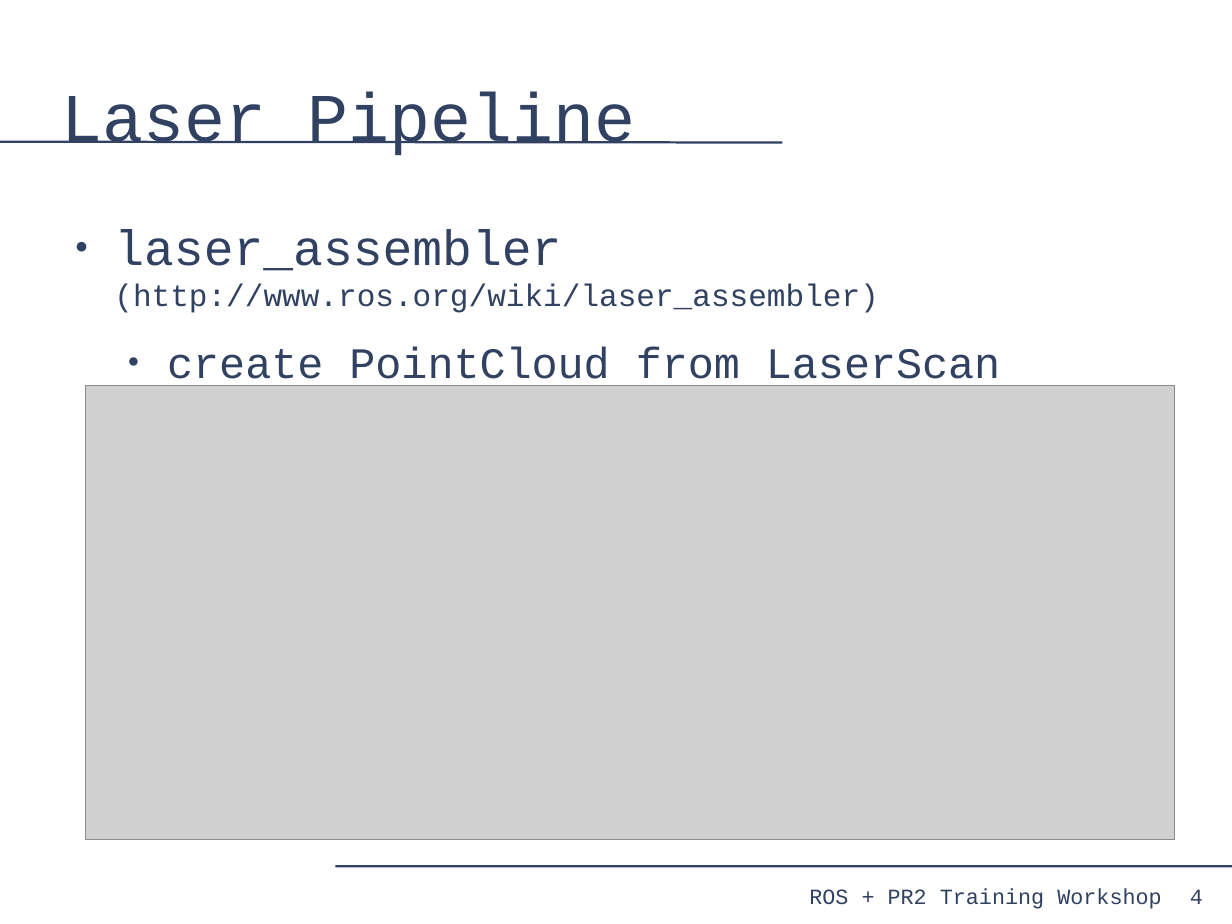
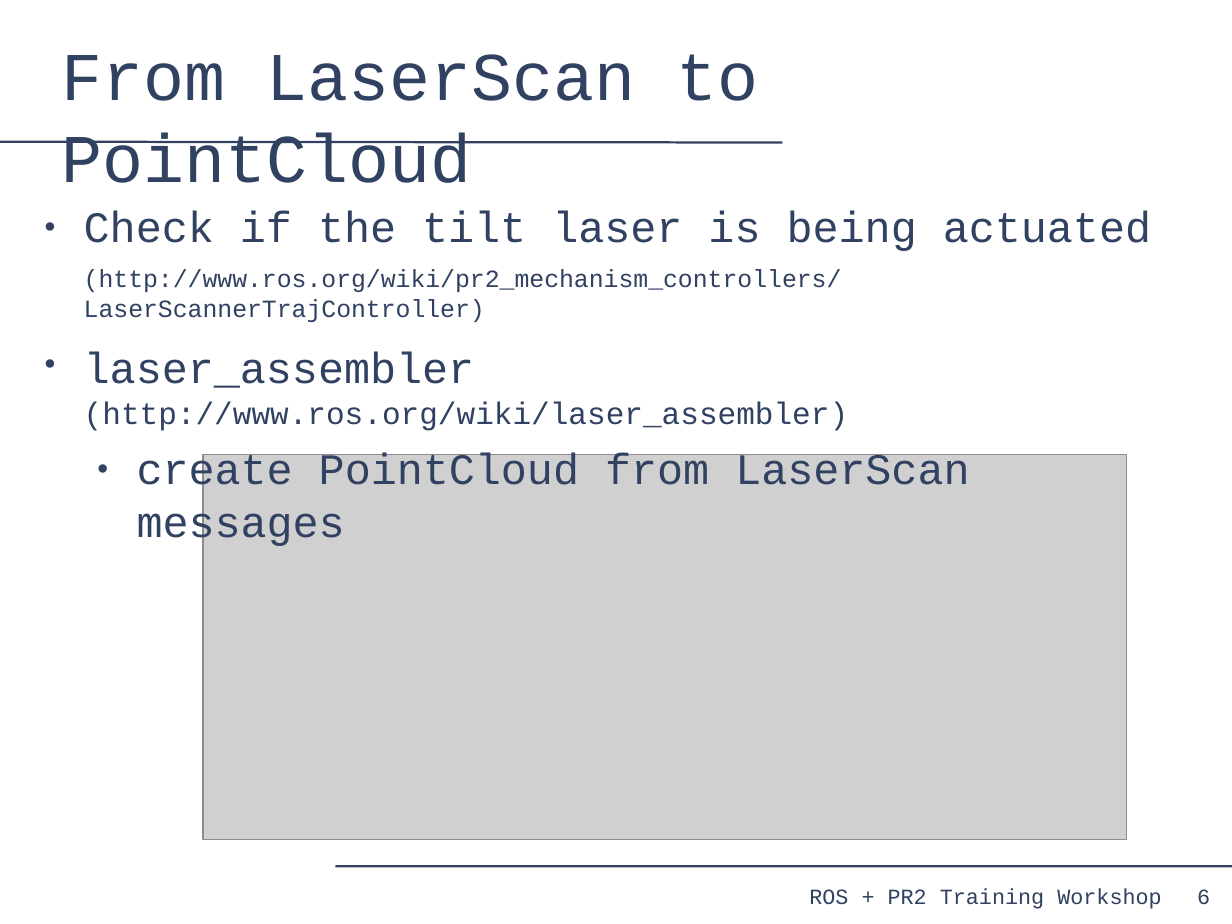
Before and after one commit to PR2/pr2_docs, a slide deck: slide 6 of pr2_training_workshop/processing_laser_data/slides.odp (slide 4 before the commit). Drawn at 1232x924 pixels with LibreOffice and Linux fonts; fonts in the diff are those of the drawing; grey boxes stand for pictures. Boxes give left, top, right and bottom in pixels: in the first picture for what was removed or moved away, otherwise in the second. Text is boxed around its words. In the diff, an @@ line names an element or a change of style, - is before the commit and + after.

```diff
--- a/pr2_training_workshop/processing_laser_data/slides.odp
+++ b/pr2_training_workshop/processing_laser_data/slides.odp
@@ title at bbox=[62, 54, 758, 183]: text changed @@
-Laser Pipeline
+From LaserScan to PointCloud
@@ text "Check if the tilt laser ...": place and size @@
-text "Check if the tilt laser ..." at bbox=[114, 230, 1000, 390]
+text "Check if the tilt laser ..." at bbox=[84, 211, 1151, 549]
@@ text at bbox=[84, 211, 1151, 322]: paragraphs added @@
+● Check if the tilt laser is being actuated
+(http://www.ros.org/wiki/pr2_mechanism_controllers/LaserScannerTrajController)
@@ text at bbox=[84, 351, 848, 431]: size 32 to 28 pt in "laser_assembler"; less space between paragraphs @@
@@ picture: place and size @@
-picture at bbox=[85, 386, 1175, 840]
+picture at bbox=[203, 455, 1127, 840]
@@ page number removed at bbox=[1190, 889, 1203, 904] @@
-4
@@ page number added at bbox=[1197, 889, 1210, 904], 14 pt, text #314162 @@
+6
```
Also in this commit, not shown: 12 other slides changed, 4 slides added, 1 slide removed.
